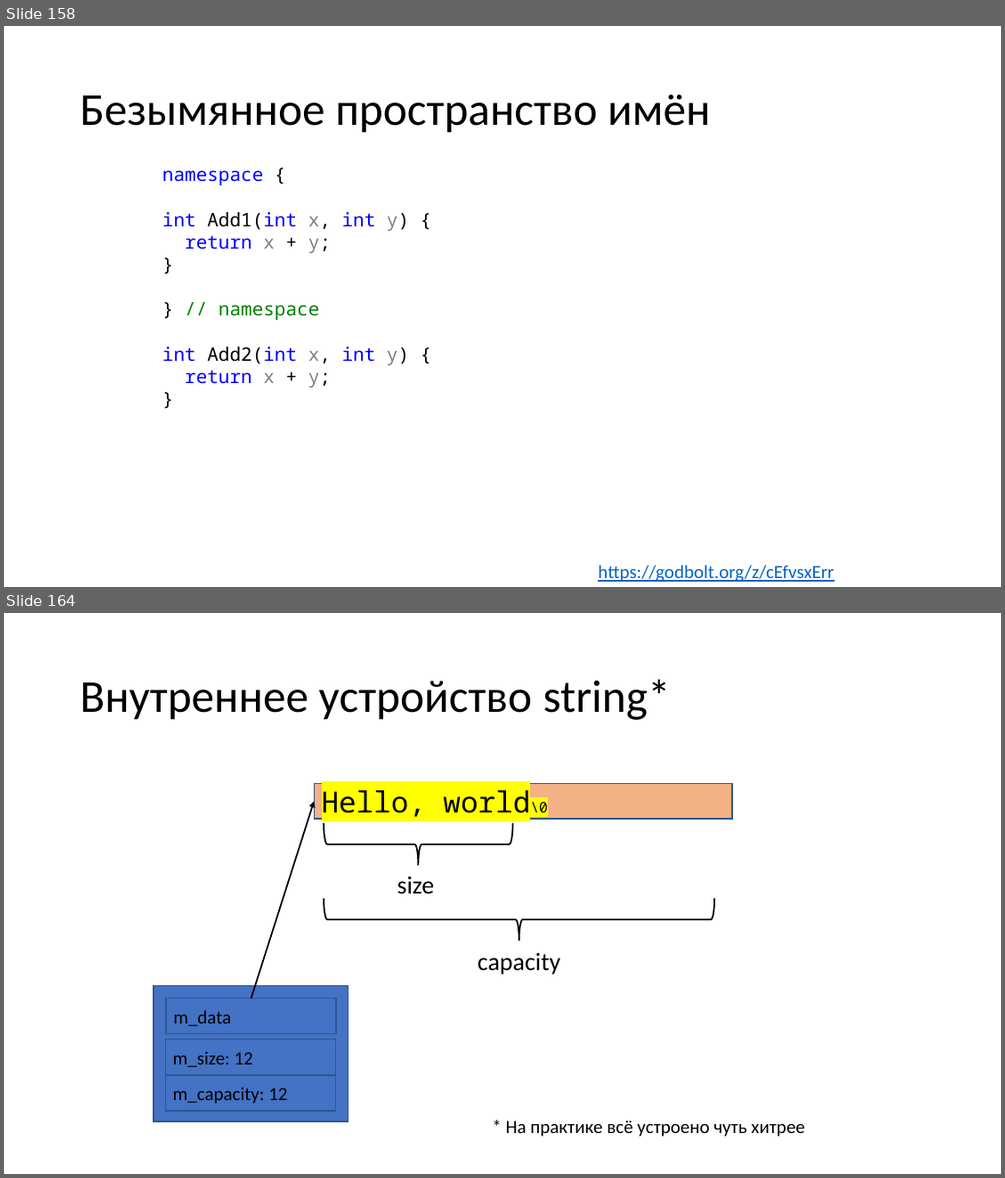
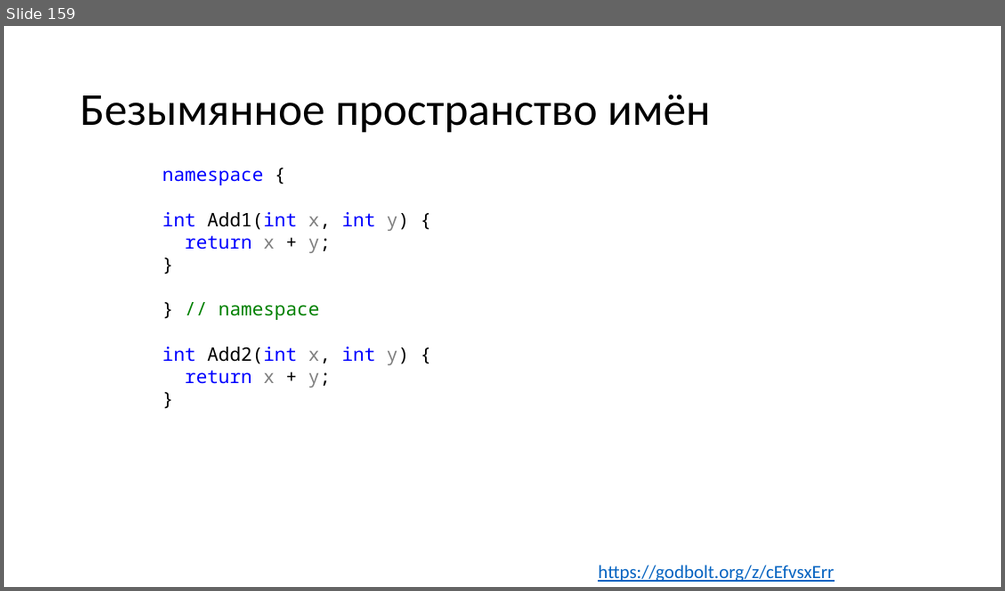
Before and after one commit to alexey-malov/oop, a slide deck: lectures/01/Синтаксис C++.pptx. Shown one above the other, each under a label of ours: slides 158 and 164 before the commit, slide 159 after it; the slides between them are not shown. The pictures are 1005x1178 and 1005x591 pixels, drawn with LibreOffice and Linux fonts; fonts in the diff are those of the drawing. Boxes give left, top, right and bottom in pixels: in the first picture for what was removed or moved away, otherwise in the second. Text is boxed around its words. In the diff, an @@ line names an element or a change of style, - is before the commit and + after.

```diff
--- a/lectures/01/Синтаксис C++.pptx
+++ b/lectures/01/Синтаксис C++.pptx
@@ slide 164 removed at (x1=4, y1=613, x2=1001, y2=1174), background #FFFFFF @@
@@ title removed at (x1=80, y1=679, x2=671, y2=720) @@
-Внутреннее устройство string*
@@ rectangle removed at (x1=315, y1=784, x2=732, y2=819) @@
-Hello, world\0
@@ arrow removed from (251, 998) to (315, 802) @@
@@ left brace removed at (x1=324, y1=823, x2=513, y2=866) @@
@@ text removed at (x1=397, y1=876, x2=435, y2=894) @@
-size
@@ left brace removed at (x1=324, y1=898, x2=715, y2=941) @@
@@ text removed at (x1=477, y1=953, x2=560, y2=974) @@
-capacity
@@ rectangle removed at (x1=154, y1=986, x2=348, y2=1121) @@
@@ rectangle removed at (x1=166, y1=998, x2=336, y2=1033) @@
-m_data
@@ rectangle removed at (x1=165, y1=1039, x2=335, y2=1074) @@
-m_size: 12
@@ rectangle removed at (x1=165, y1=1075, x2=335, y2=1111) @@
-m_capacity: 12
@@ text removed at (x1=506, y1=1120, x2=804, y2=1136) @@
-* На практике всё устроено чуть хитрее
@@ what was slide 158 is now slide 159 @@
```
Also in this commit, not shown: 2 slides added, 138 other slides removed, 7 other files.
